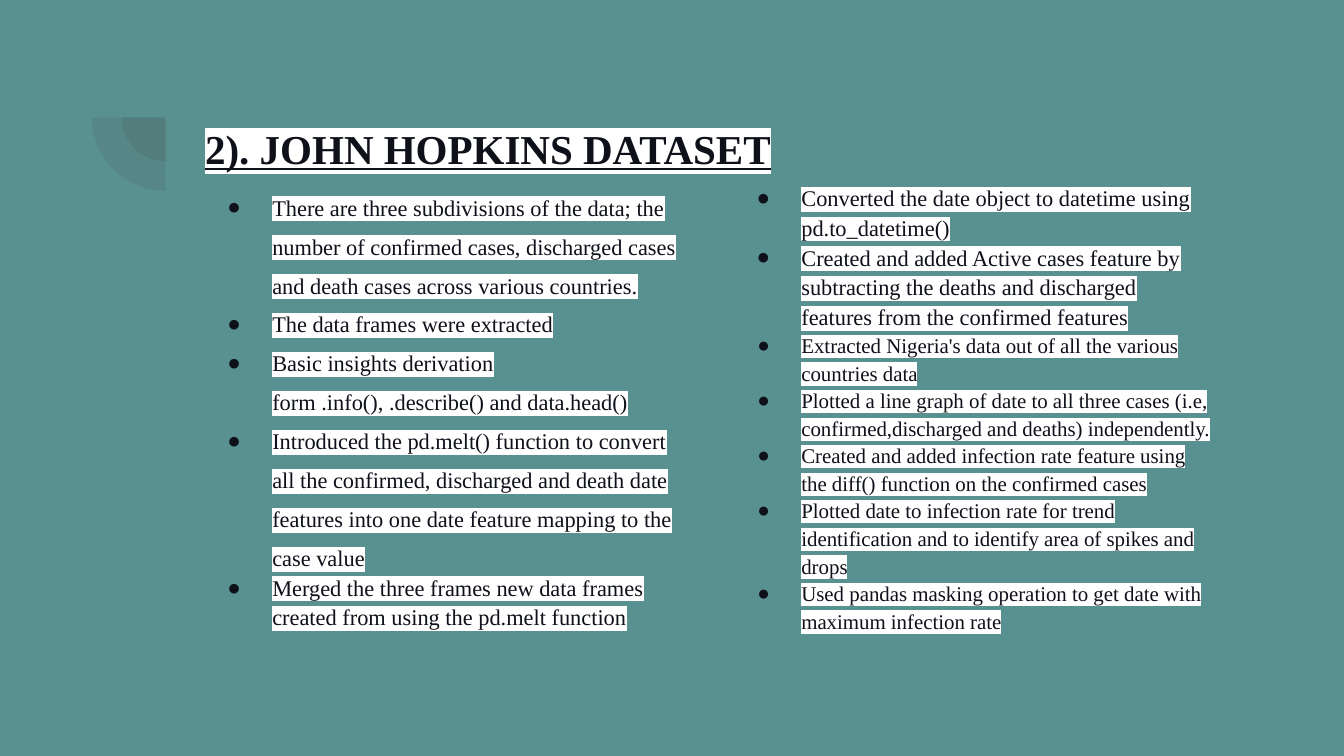
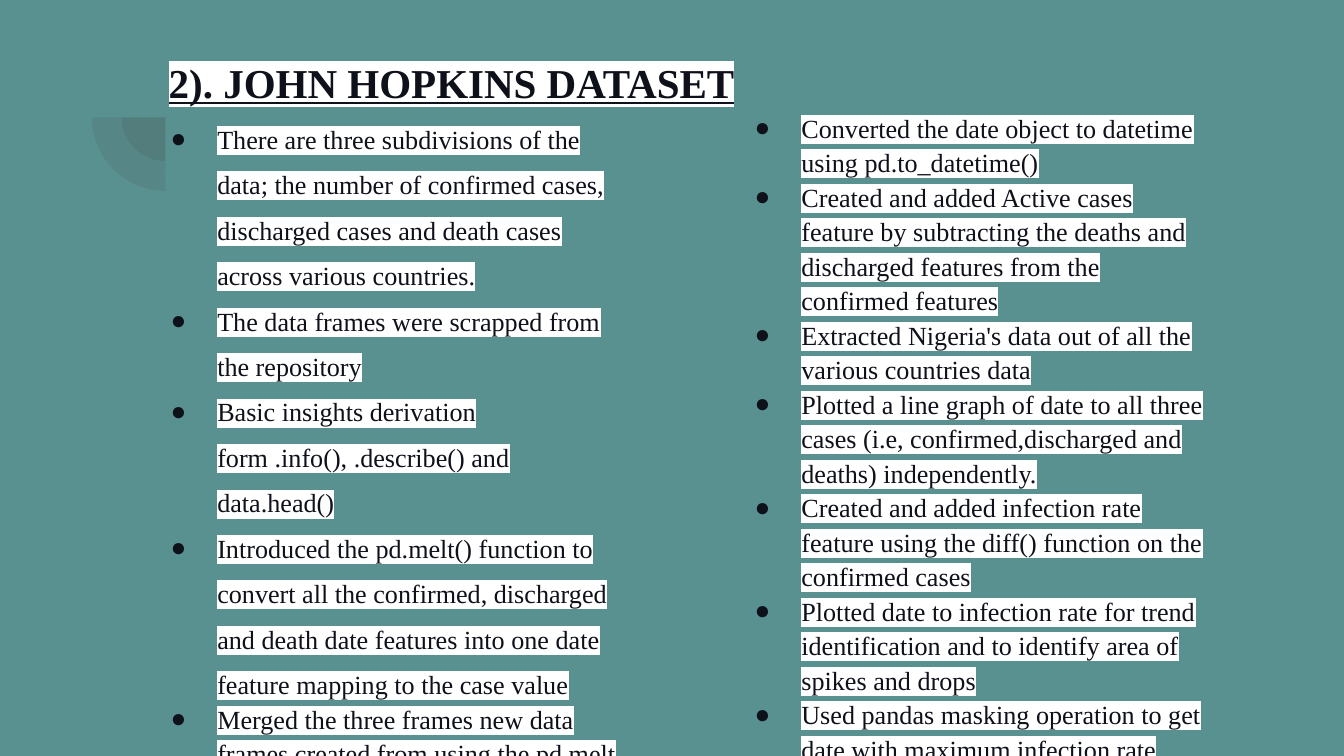
Before and after one commit to Adeleye-Emmanuel/covid19_data_analysis, a slide deck: slide 8 of Covid-19 Executive_Summary.pptx. Drawn at 1344x756 pixels with LibreOffice and Linux fonts; fonts in the diff are those of the drawing. Boxes give left, top, right and bottom in pixels: in the first picture for what was removed or moved away, otherwise in the second. Text is boxed around its words. In the diff, an @@ line names an element or a change of style, - is before the commit and + after.

```diff
--- a/Covid-19 Executive_Summary.pptx
+++ b/Covid-19 Executive_Summary.pptx
@@ title "2). JOHN HOPKINS DATASET" rewrapped from bbox=[205, 136, 771, 172] to bbox=[169, 65, 735, 105] @@
@@ text "There are three subdivisions of ...": place and size @@
-text "There are three subdivisions of ..." at bbox=[272, 200, 675, 630]
+text "There are three subdivisions of ..." at bbox=[217, 130, 1130, 735]
@@ text "Converted the date object to ...": place and size @@
-text "Converted the date object to ..." at bbox=[801, 190, 1210, 630]
+text "Converted the date object to ..." at bbox=[801, 120, 1202, 730]
@@ text "Converted the date object to ..." at bbox=[801, 120, 1202, 730]: size 12.1 to 14 pt in "Converted the date object to datetime using ...", "Created and added Active cases feature by ..."; size 11.2 to 14 pt in "Extracted Nigeria's data out of all the ...", "Plotted a line graph of date to ...", "Created and added infection rate feature using ...", "Plotted date to infection rate for trend ..." and 1 more places; indent changed @@
@@ text at bbox=[217, 130, 1130, 735]: size 12 to 14 pt in "There are three subdivisions of the data; ...", "Basic insights derivation form .info(), .describe() and ...", "Introduced the pd.melt() function to convert all ..."; size 12.1 to 14 pt in "Merged the three frames new data frames ..."; indent changed @@
@@ text at bbox=[217, 312, 600, 382]: text changed; size 12 to 14 pt @@
-● The data frames were extracted
+● The data frames were scrapped from the repository
```
Also in this commit, not shown: 9 other slides changed, 6 slides added, 6 slides removed, 1 other file.
